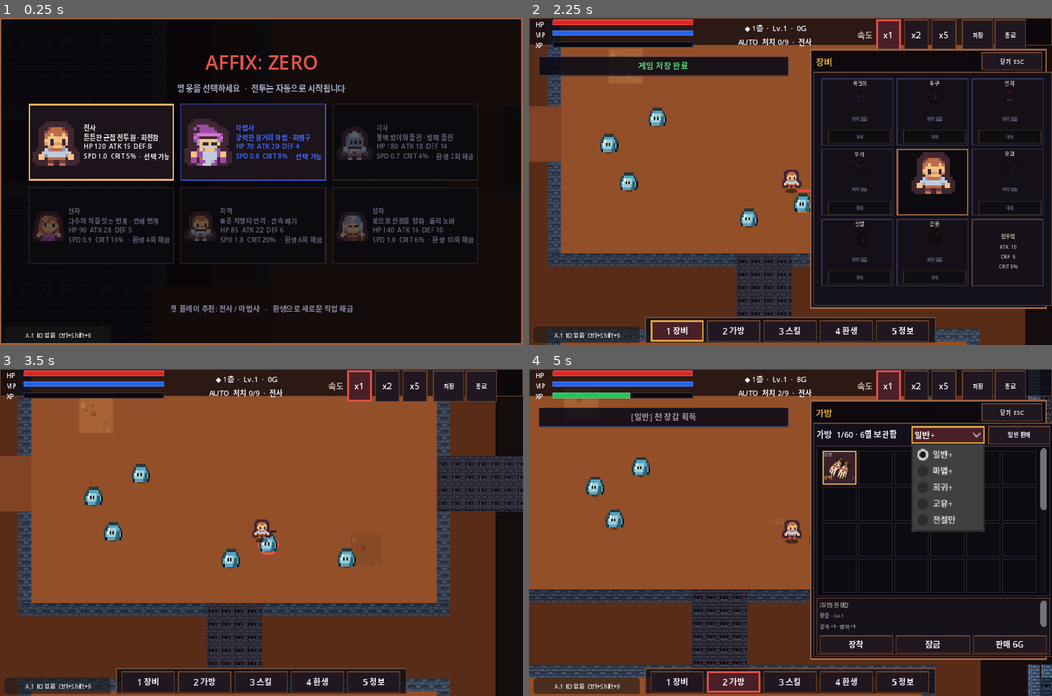
Above: before the commit, frames 1-4 (two rows, left to right).
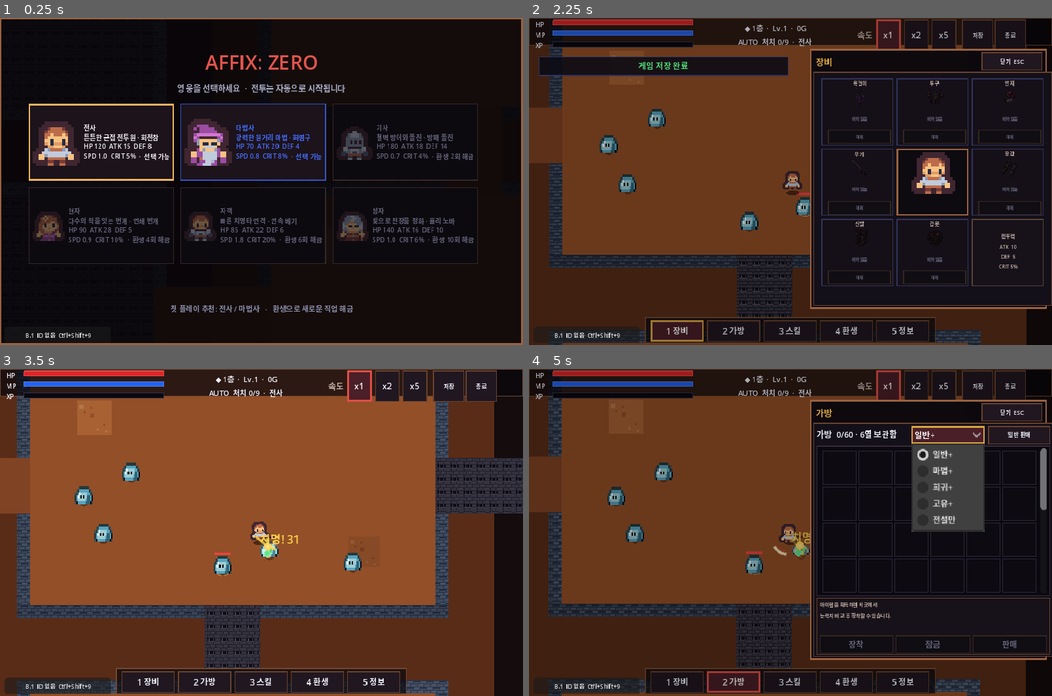
Above: after the commit, the same moments.

Repository: Dev-Gony/affix-zero
Game: Godot game, scene res://scenes/main.tscn
Two runs of this game, one before a commit and one after it. Both use one fixed random seed, a clock stepped at 60 frames per second and the inputs below.
Inputs:
- Up to frame 1 (0.25 s): no input
- Up to frame 2 (2.25 s): click "전사 튼튼한 근접 전투원 · 회전참 HP 120 AT…" at 0.5 s; click "저장" at 1.25 s; click "1 장비" at 2 s
- Up to frame 3 (3.5 s): click "닫기 ESC" at 2.75 s
- Up to frame 4 (5 s): click "2 가방" at 3.5 s; click "일반+" at 4.25 s

The runs differ from the first frame. In frame 1, less than 0.1% of the frame differs, in the area x 4-16%, y 96-98%; in frame 2, 46%; in frame 3, 7.4%; in frame 4, 54%, in the area x 0-100%, y 0-100%.

Commit message:
PR-B: pause, pickup policy and atomic save safety

Diff:
--- a/project.godot
+++ b/project.godot
@@ -11,6 +11,7 @@
 [autoload]
 
 GameManager="*res://scripts/autoloads/GameManager.gd"
+PauseCoordinator="*res://scripts/autoloads/PauseCoordinator.gd"
 LevelManager="*res://scripts/progression/LevelManager.gd"
 RebirthManager="*res://scripts/progression/RebirthManager.gd"
 LootManager="*res://scripts/autoloads/LootManager.gd"
--- a/resources/build/build_info.json
+++ b/resources/build/build_info.json
@@ -1,9 +1,9 @@
 {
-  "version": "uiux-pr-a.1",
-  "stage": "PR-A",
+  "version": "uiux-pr-b.1",
+  "stage": "PR-B",
   "baseline_commit": "cdcf080d2916c053e72e5c3c4ecc57a30213d0f2",
   "source_commit": "unidentified",
-  "branch": "dev/uiux-pr-a-baseline",
+  "branch": "dev/uiux-pr-b-safety",
   "built_at_utc": "unstamped-local-checkout",
   "dirty": false
 }
--- a/scripts/autoloads/LootManager.gd
+++ b/scripts/autoloads/LootManager.gd
@@ -14,13 +14,13 @@
 	if randf() * 100.0 >= drop_chance:
 		return {}
 	var item: Dictionary = _generator.generate_item(GameManager.floor, GameManager.rebirth_count)
-	if item.is_empty() or not passes_loot_filter(item):
-		return {}
 	return item
 
 
 func collect_item(item: Dictionary) -> bool:
-	if item.is_empty() or not GameManager.add_inventory_item(item):
+	if item.is_empty() or not passes_loot_filter(item):
+		return false
+	if not GameManager.add_inventory_item(item):
 		return false
 	item_dropped.emit(item)
 	return true
--- /dev/null
+++ b/scripts/autoloads/PauseCoordinator.gd
@@ -0,0 +1,71 @@
+extends Node
+
+signal pause_changed(paused: bool, reasons: Array[String])
+
+var _reasons: Dictionary = {}
+
+
+func _ready() -> void:
+	process_mode = Node.PROCESS_MODE_ALWAYS
+
+
+func acquire(reason: String) -> void:
+	if reason.is_empty():
+		return
+	_reasons[reason] = int(_reasons.get(reason, 0)) + 1
+	_apply()
+
+
+func release(reason: String) -> void:
+	if not _reasons.has(reason):
+		return
+	var count: int = int(_reasons[reason]) - 1
+	if count <= 0:
+		_reasons.erase(reason)
+	else:
+		_reasons[reason] = count
+	_apply()
+
+
+func release_all(reason: String) -> void:
+	if _reasons.erase(reason):
+		_apply()
+
+
+func clear_all() -> void:
+	if _reasons.is_empty() and not get_tree().paused:
+		return
+	_reasons.clear()
+	_apply()
+
+
+func is_paused() -> bool:
+	return not _reasons.is_empty()
+
+
+func has_reason(reason: String) -> bool:
+	return _reasons.has(reason)
+
+
+func reasons() -> Array[String]:
+	var result: Array[String] = []
+	for key: Variant in _reasons.keys():
+		result.append(String(key))
+	result.sort()
+	return result
+
+
+func enforce() -> void:
+	_apply()
+
+
+func _apply() -> void:
+	var should_pause: bool = not _reasons.is_empty()
+	get_tree().paused = should_pause
+	if should_pause:
+		if GameManager.game_state == GameManager.GameState.RUNNING:
+			GameManager.set_game_state(GameManager.GameState.PAUSED)
+	else:
+		if GameManager.game_state == GameManager.GameState.PAUSED:
+			GameManager.set_game_state(GameManager.GameState.RUNNING)
+	pause_changed.emit(should_pause, reasons())
--- a/scripts/autoloads/SaveManager.gd
+++ b/scripts/autoloads/SaveManager.gd
@@ -6,6 +6,8 @@
 
 const SAVE_PATH: String = "user://save.json"
 const AUTOSAVE_INTERVAL: float = 30.0
+const TRANSACTION_BACKUP_SUFFIX: String = ".bak"
+const TRANSACTION_TEMP_SUFFIX: String = ".tmp"
 
 var _last_autosave_msec: int = 0
 var persistence_enabled: bool = true
@@ -13,11 +15,13 @@
 var backup_status: Dictionary = {}
 var write_guard_error: Error = OK
 var write_guard_reason: String = ""
+var last_save_error: String = ""
 var _initial_backup_checked: bool = false
 
 
 func _ready() -> void:
 	process_mode = Node.PROCESS_MODE_ALWAYS
+	get_tree().auto_accept_quit = false
 	# This must happen BEFORE autoload startup reads a developer's save.
 	persistence_enabled = not OS.get_cmdline_user_args().has("--affix-test-mode")
 	if persistence_enabled:
@@ -41,52 +45,97 @@
 
 
 func save_game(data: Dictionary = {}) -> Error:
+	last_save_error = ""
 	if not persistence_enabled:
 		return OK
 	if write_guard_error != OK:
+		last_save_error = write_guard_reason
 		return write_guard_error
 	if not _initial_backup_checked:
 		var backup_error: Error = prepare_backup()
 		if backup_error != OK:
+			last_save_error = write_guard_reason
 			return backup_error
-	# Atomic tmp/main/bak transactions are a PR-B change, not claimed here.
 	var save_data: Dictionary = data if not data.is_empty() else GameManager.to_save_dict()
-	var save_file := FileAccess.open(SAVE_PATH, FileAccess.WRITE)
-	if save_file == null:
-		return FileAccess.get_open_error()
-	save_file.store_string(JSON.stringify(save_data, "\t"))
-	save_file.flush()
-	var write_error: Error = save_file.get_error()
-	save_file.close()
-	if write_error != OK:
-		return write_error
+	var error: Error = write_atomic(SAVE_PATH, save_data)
+	if error != OK:
+		last_save_error = "저장 트랜잭션 실패 (%d)" % int(error)
+		push_warning(last_save_error)
+		return error
 	save_completed.emit()
 	return OK
 
 
+func write_atomic(target_path: String, data: Dictionary) -> Error:
+	var temp_path: String = target_path + TRANSACTION_TEMP_SUFFIX
+	var rollback_path: String = target_path + TRANSACTION_BACKUP_SUFFIX
+	_remove_if_exists(temp_path)
+
+	var serialized: String = JSON.stringify(data, "	")
+	var temp_file := FileAccess.open(temp_path, FileAccess.WRITE)
+	if temp_file == null:
+		return FileAccess.get_open_error()
+	temp_file.store_string(serialized)
+	temp_file.flush()
+	var write_error: Error = temp_file.get_error()
+	temp_file.close()
+	if write_error != OK:
+		_remove_if_exists(temp_path)
+		return write_error
+	if not _is_valid_save_file(temp_path):
+		_remove_if_exists(temp_path)
+		return ERR_FILE_CORRUPT
+
+	var had_previous: bool = FileAccess.file_exists(target_path)
+	if had_previous:
+		_remove_if_exists(rollback_path)
+		var rotate_error: Error = DirAccess.rename_absolute(
+			ProjectSettings.globalize_path(target_path),
+			ProjectSettings.globalize_path(rollback_path)
+		)
+		if rotate_error != OK:
+			_remove_if_exists(temp_path)
+			return rotate_error
+
+	var publish_error: Error = DirAccess.rename_absolute(
+		ProjectSettings.globalize_path(temp_path),
+		ProjectSettings.globalize_path(target_path)
+	)
+	if publish_error != OK:
+		if had_previous and FileAccess.file_exists(rollback_path):
+			DirAccess.rename_absolute(
+				ProjectSettings.globalize_path(rollback_path),
+				ProjectSettings.globalize_path(target_path)
+			)
+		_remove_if_exists(temp_path)
+		return publish_error
+
+	if not _is_valid_save_file(target_path):
+		_remove_if_exists(target_path)
+		if had_previous and FileAccess.file_exists(rollback_path):
+			DirAccess.rename_absolute(
+				ProjectSettings.globalize_path(rollback_path),
+				ProjectSettings.globalize_path(target_path)
+			)
+		return ERR_FILE_CORRUPT
+	return OK
+
+
 func load_game() -> Dictionary:
 	if not persistence_enabled:
 		load_completed.emit(false)
 		return {}
-	if prepare_backup() != OK:
+	if not _initial_backup_checked and prepare_backup() != OK:
 		load_completed.emit(false)
 		return {}
 	if not FileAccess.file_exists(SAVE_PATH):
 		load_completed.emit(false)
 		return {}
-	var save_file := FileAccess.open(SAVE_PATH, FileAccess.READ)
-	if save_file == null:
-		_block_writes(ERR_FILE_CANT_READ, "Unable to read the existing save")
-		load_completed.emit(false)
-		return {}
-	var source_text: String = save_file.get_as_text()
-	save_file.close()
-	var parsed_data: Variant = JSON.parse_string(source_text)
-	if not parsed_data is Dictionary:
+	var data: Dictionary = _read_save_dictionary(SAVE_PATH)
+	if data.is_empty():
 		_block_writes(ERR_FILE_CORRUPT, "Invalid save JSON; original file and raw backup are preserved")
 		load_completed.emit(false)
 		return {}
-	var data: Dictionary = parsed_data as Dictionary
 	var source_version: int = int(data.get("schema_version", data.get("version", 1)))
 	if source_version < 1 or source_version > 2:
 		_block_writes(ERR_FILE_UNRECOGNIZED, "Unsupported save version %d; refusing to downgrade or overwrite" % source_version)
@@ -101,9 +150,36 @@
 	return data
 
 
+func _read_save_dictionary(path: String) -> Dictionary:
+	if not FileAccess.file_exists(path):
+		return {}
+	var save_file := FileAccess.open(path, FileAccess.READ)
+	if save_file == null:
+		return {}
+	var source_text: String = save_file.get_as_text()
+	var read_error: Error = save_file.get_error()
+	save_file.close()
+	if read_error != OK:
+		return {}
+	var parsed_data: Variant = JSON.parse_string(source_text)
+	if not parsed_data is Dictionary:
+		return {}
+	return (parsed_data as Dictionary).duplicate(true)
+
+
+func _is_valid_save_file(path: String) -> bool:
+	return not _read_save_dictionary(path).is_empty()
+
+
+func _remove_if_exists(path: String) -> void:
+	if FileAccess.file_exists(path):
+		DirAccess.remove_absolute(ProjectSettings.globalize_path(path))
+
+
 func _block_writes(error: Error, reason: String) -> Error:
 	write_guard_error = error
 	write_guard_reason = reason
+	last_save_error = reason
 	save_blocked.emit(reason)
 	push_warning(reason)
 	return error
@@ -111,7 +187,12 @@
 
 func _notification(what: int) -> void:
 	if what == NOTIFICATION_WM_CLOSE_REQUEST:
-		save_game()
+		var error: Error = save_game()
+		if error == OK:
+			PauseCoordinator.clear_all()
+			get_tree().quit()
+		else:
+			save_blocked.emit("종료 취소: 저장에 실패했습니다. %s" % last_save_error)
 
 
 func set_autosave_enabled(enabled: bool) -> void:
--- a/scripts/diagnostics/BuildDiagnostics.gd
+++ b/scripts/diagnostics/BuildDiagnostics.gd
@@ -65,12 +65,12 @@
 	var source: String = String(_info.get("source_commit", "unidentified"))
 	var short_id: String = source.substr(0, 7) if source.length() == 40 else "ID 없음"
 	var dirty: String = " *" if bool(_info.get("dirty", false)) else ""
-	_badge.text = "A.1  %s%s  Ctrl+Shift+9" % [short_id, dirty]
+	_badge.text = "B.1  %s%s  Ctrl+Shift+9" % [short_id, dirty]
 	var status: String = String(SaveManager.backup_status.get("status", "test_mode" if not SaveManager.persistence_enabled else "not_checked"))
 	if SaveManager.write_guard_error != OK:
 		_badge.text = "저장 잠김 · Ctrl+Shift+9"
 		_badge.add_theme_color_override("font_color", Color("ff9c9c"))
-	_details.text = "PR-A 진단 (전투 계속) · Ctrl+Shift+9 닫기\n버전: %s\n커밋: %s%s\n브랜치: %s\n빌드 UTC: %s\n백업: %s\n저장 위치: %s\n백업 위치: %s\n%s" % [
+	_details.text = "PR-B 진단 (전투 계속) · Ctrl+Shift+9 닫기\n버전: %s\n커밋: %s%s\n브랜치: %s\n빌드 UTC: %s\n백업: %s\n저장 위치: %s\n백업 위치: %s\n%s" % [
 		String(_info.get("version", "")), source, dirty, String(_info.get("branch", "")),
 		String(_info.get("built_at_utc", "")), status,
 		ProjectSettings.globalize_path(SaveManager.SAVE_PATH),
--- a/scripts/ui/GameUI.gd
+++ b/scripts/ui/GameUI.gd
@@ -66,6 +66,7 @@
 var _management_title: Label
 var _management_open: bool = false
 var _dock_buttons: Dictionary = {}
+var _modal_blocker: ColorRect
 var _pause_panel: Panel
 var _pause_visible: bool = false
 var _volume_slider: HSlider
@@ -78,6 +79,7 @@
 	set_anchors_and_offsets_preset(Control.PRESET_FULL_RECT)
 	theme = _create_theme()
 	_build_hud()
+	_build_modal_blocker()
 	_build_bottom_panel()
 	_build_pause_menu()
 	_build_notification()
@@ -227,12 +229,28 @@
 	return bar
 
 
+func _build_modal_blocker() -> void:
+	_modal_blocker = ColorRect.new()
+	_modal_blocker.position = Vector2.ZERO
+	_modal_blocker.size = Vector2(640, 400)
+	_modal_blocker.color = Color(0.0, 0.0, 0.0, 0.28)
+	_modal_blocker.mouse_filter = Control.MOUSE_FILTER_STOP
+	_modal_blocker.z_index = 40
+	_modal_blocker.visible = false
+	add_child(_modal_blocker)
+
+
+func _sync_modal_blocker() -> void:
+	if _modal_blocker != null:
+		_modal_blocker.visible = _management_open or _pause_visible
+
+
 func _build_bottom_panel() -> void:
 	var window := Panel.new()
 	_management_window = window
 	window.position = Vector2(344, 38)
 	window.size = Vector2(290, 318)
-	window.z_index = 20
+	window.z_index = 50
 	window.add_theme_stylebox_override("panel", _style_box(Color(0.045, 0.032, 0.050, 0.98), Color("9a6240"), 2, 0))
 	add_child(window)
 	var header := HBoxContainer.new()
@@ -390,15 +408,20 @@
 
 
 func _toggle_management(tab_index: int) -> void:
+	if _pause_visible or GameManager.game_state == GameManager.GameState.CLASS_SELECTION:
+		return
 	AudioManager.play_sfx("ui_click")
 	if _management_open and _main_tabs.current_tab == tab_index:
 		_close_management(false)
 		return
+	if not _management_open:
+		PauseCoordinator.acquire("management")
 	_management_open = true
 	_main_tabs.current_tab = tab_index
 	_management_title.text = MANAGEMENT_TITLES[tab_index]
 	_management_window.visible = true
 	_sync_dock_buttons()
+	_sync_modal_blocker()
 
 
 func _close_management(play_sound: bool = true) -> void:
@@ -408,7 +431,9 @@
 		AudioManager.play_sfx("ui_click")
 	_management_open = false
 	_management_window.visible = false
+	PauseCoordinator.release_all("management")
 	_sync_dock_buttons()
+	_sync_modal_blocker()
 
 
 func _sync_dock_buttons() -> void:
@@ -1142,22 +1167,22 @@
 	if _bottom_panel != null:
 		_bottom_panel.visible = show_game_ui
 	if not show_game_ui:
-		_management_open = false
+		if _management_open:
+			_management_open = false
+			PauseCoordinator.release_all("management")
+		if _pause_visible:
+			_pause_visible = false
+			_pause_panel.visible = false
+			PauseCoordinator.release_all("pause_menu")
 	if _management_window != null:
 		_management_window.visible = show_game_ui and _management_open
 	_sync_dock_buttons()
+	_sync_modal_blocker()
 
 
 func _on_loot_filter_selected(index: int) -> void:
 	GameManager.set_loot_min_rarity(index)
-	var cleanup: Dictionary = GameManager.sell_inventory_below_rarity(GameManager.loot_min_rarity_index)
-	var sold_count: int = int(cleanup.get("sold_count", 0))
-	var sale_total: int = int(cleanup.get("sale_total", 0))
-	var protected_count: int = int(cleanup.get("protected_count", 0))
-	if sold_count > 0:
-		_show_notification("필터 미만 장비 %d개 자동 판매 +%dG" % [sold_count, sale_total], COLOR_GOLD)
-	elif protected_count > 0:
-		_show_notification("필터 미만 잠금 장비 %d개는 보관" % protected_count, COLOR_GOLD)
+	_show_notification("앞으로 %s 등급만 자동 획득 · 기존 가방은 유지" % ["일반+", "마법+", "희귀+", "고유+", "전설"][GameManager.loot_min_rarity_index], COLOR_GOLD)
 	SaveManager.save_game()
 
 
@@ -1167,12 +1192,10 @@
 	_pause_visible = not _pause_visible
 	_pause_panel.visible = _pause_visible
 	if _pause_visible:
-		_close_management(false)
-		GameManager.set_game_state(GameManager.GameState.PAUSED)
-		get_tree().paused = true
+		PauseCoordinator.acquire("pause_menu")
 	else:
-		get_tree().paused = false
-		GameManager.set_game_state(GameManager.GameState.RUNNING)
+		PauseCoordinator.release_all("pause_menu")
+	_sync_modal_blocker()
 	AudioManager.play_sfx("ui_click")
 
 
@@ -1203,13 +1226,17 @@
 	if data.is_empty():
 		_show_notification("불러올 저장 데이터가 없습니다.", Color("ffb86b"))
 	else:
+		PauseCoordinator.enforce()
 		_refresh_all()
 		_show_notification("저장 데이터 불러오기 완료", COLOR_GREEN)
 
 
 func _save_and_quit() -> void:
-	get_tree().paused = false
-	SaveManager.save_game()
+	var error: Error = SaveManager.save_game()
+	if error != OK:
+		_show_notification("저장 실패 · 종료하지 않았습니다.", Color("ff6b6b"))
+		return
+	PauseCoordinator.clear_all()
 	get_tree().quit()
 
 
--- a/tests/pr_a_safety.gd
+++ b/tests/pr_a_safety.gd
@@ -86,7 +86,7 @@
 	for key: String in ["gold", "inventory", "equipment", "class_skill_levels", "selected_class", "level", "xp", "floor", "rebirth_count"]:
 		_check(before[key] == after[key], "Backup operations preserve profile field: " + key)
 	var info: Dictionary = BuildInfo.read_info()
-	_check(String(info.get("version", "")) == "uiux-pr-a.1", "Build metadata contains the PR-A version")
+	_check(String(info.get("version", "")).begins_with("uiux-pr-"), "Build metadata contains a UIUX rebuild stage version")
 	_check(String(info.get("baseline_commit", "")) == "cdcf080d2916c053e72e5c3c4ecc57a30213d0f2", "Build metadata pins the approved baseline")
 	_check(int(ProjectSettings.get_setting("display/window/size/viewport_width")) == 640, "PR-A does not migrate the viewport prematurely")
 	SaveManager.write_guard_error = OK
--- /dev/null
+++ b/tests/pr_b_safety.gd
@@ -0,0 +1,130 @@
+extends Node
+
+var _failures: Array[String] = []
+var _checks: int = 0
+
+
+func _ready() -> void:
+	process_mode = Node.PROCESS_MODE_ALWAYS
+	if not OS.get_cmdline_user_args().has("--affix-test-mode"):
+		push_error("PR-B tests require --affix-test-mode")
+		get_tree().quit(2)
+		return
+	call_deferred("_run")
+
+
+func _check(condition: bool, message: String) -> void:
+	_checks += 1
+	if not condition:
+		_failures.append(message)
+		push_error("PR_B: " + message)
+
+
+func _read_dict(path: String) -> Dictionary:
+	if not FileAccess.file_exists(path):
+		return {}
+	var parsed: Variant = JSON.parse_string(FileAccess.get_file_as_string(path))
+	return parsed as Dictionary if parsed is Dictionary else {}
+
+
+func _run() -> void:
+	_check(not SaveManager.persistence_enabled, "Test mode leaves the developer save untouched")
+	var root_path: String = "user://pr_b_tests/%d-%d" % [OS.get_process_id(), Time.get_ticks_usec()]
+	_check(DirAccess.make_dir_recursive_absolute(ProjectSettings.globalize_path(root_path)) == OK, "Synthetic PR-B directory can be created")
+
+	var atomic_path: String = root_path.path_join("atomic.json")
+	var first := {"version": 2, "marker": "first", "gold": 111}
+	var second := {"version": 2, "marker": "second", "gold": 222}
+	_check(SaveManager.write_atomic(atomic_path, first) == OK, "Atomic writer publishes an initial save")
+	_check(String(_read_dict(atomic_path).get("marker", "")) == "first", "Initial atomic save is readable")
+	_check(not FileAccess.file_exists(atomic_path + SaveManager.TRANSACTION_TEMP_SUFFIX), "No temp file remains after initial commit")
+	_check(SaveManager.write_atomic(atomic_path, second) == OK, "Atomic writer publishes a replacement save")
+	_check(String(_read_dict(atomic_path).get("marker", "")) == "second", "Replacement save becomes current")
+	_check(String(_read_dict(atomic_path + SaveManager.TRANSACTION_BACKUP_SUFFIX).get("marker", "")) == "first", "Previous verified save remains as rollback backup")
+	_check(not FileAccess.file_exists(atomic_path + SaveManager.TRANSACTION_TEMP_SUFFIX), "No temp file remains after replacement")
+
+	var blocker_path: String = root_path.path_join("not_a_directory")
+	var blocker := FileAccess.open(blocker_path, FileAccess.WRITE)
+	_check(blocker != null, "Synthetic path blocker can be created")
+	if blocker != null:
+		blocker.store_string("keep-me")
+		blocker.close()
+	var failed_path: String = blocker_path.path_join("save.json")
+	_check(SaveManager.write_atomic(failed_path, second) != OK, "Atomic writer reports an unwritable destination")
+	_check(FileAccess.get_file_as_string(blocker_path) == "keep-me", "Failed atomic write does not damage unrelated source data")
+
+	var main_scene: PackedScene = load("res://scenes/main.tscn")
+	var main: Node = main_scene.instantiate()
+	get_tree().root.add_child(main)
+	await get_tree().process_frame
+	await get_tree().process_frame
+	var battle: BattleManager = main.get_node("BattleArea")
+	var ui: GameUI = main.get_node("UILayer/GameUI")
+	GameManager.reset_run_progress()
+	var warrior: ClassData = load("res://resources/classes/warrior.tres")
+	GameManager.select_class(warrior)
+	await get_tree().process_frame
+	await get_tree().process_frame
+
+	_check(not PauseCoordinator.is_paused() and not get_tree().paused, "Gameplay starts without a stale pause reason")
+	ui._toggle_management(1)
+	_check(PauseCoordinator.has_reason("management"), "Opening management acquires the management pause reason")
+	_check(PauseCoordinator.is_paused() and get_tree().paused, "Management UI pauses the entire SceneTree")
+	_check(GameManager.game_state == GameManager.GameState.PAUSED, "Management pause is reflected in game state")
+	_check(ui._modal_blocker.visible, "Management window enables the modal input blocker")
+	var player_position: Vector2 = battle.player.global_position
+	var enemy_position: Vector2 = battle._enemies[0].global_position
+	await get_tree().create_timer(0.25, true).timeout
+	_check(battle.player.global_position.is_equal_approx(player_position), "Player cannot move while management UI is open")
+	_check(battle._enemies[0].global_position.is_equal_approx(enemy_position), "Enemy cannot move while management UI is open")
+	ui._close_management(false)
+	_check(not PauseCoordinator.has_reason("management") and not get_tree().paused, "Closing management releases its pause reason")
+	_check(GameManager.game_state == GameManager.GameState.RUNNING, "Gameplay returns to RUNNING after the final pause reason closes")
+	_check(not ui._modal_blocker.visible, "Modal blocker closes with management UI")
+
+	ui._toggle_pause_menu()
+	_check(PauseCoordinator.has_reason("pause_menu") and get_tree().paused, "ESC menu uses the same central pause coordinator")
+	_check(ui._pause_panel.visible and ui._modal_blocker.visible, "Pause menu is modal")
+	ui._toggle_pause_menu()
+	_check(not PauseCoordinator.is_paused() and not get_tree().paused, "Closing ESC menu resumes only after pause reasons are clear")
+
+	GameManager.inventory = [
+		{"id": "kept-normal", "rarity_index": 0, "locked": false},
+		{"id": "kept-legend", "rarity_index": 4, "locked": false},
+	]
+	GameManager.gold = 4321
+	var inventory_before: Array[Dictionary] = GameManager.inventory.duplicate(true)
+	var gold_before: int = GameManager.gold
+	ui._on_loot_filter_selected(4)
+	_check(GameManager.loot_min_rarity_index == 4, "Pickup policy changes to legend-only")
+	_check(GameManager.inventory == inventory_before, "Changing pickup policy never sells or deletes existing inventory")
+	_check(GameManager.gold == gold_before, "Changing pickup policy never changes gold")
+	var low_item := {"id": "future-normal", "rarity_index": 0}
+	_check(not LootManager.collect_item(low_item), "Below-policy future drop is rejected at pickup time")
+	_check(GameManager.inventory == inventory_before, "Rejected future drop does not mutate existing inventory")
+	var legend_item := {"id": "future-legend", "rarity_index": 4, "slot": "ring", "name": "test legend", "base_stats": {}, "affixes": [], "sell_value": 1}
+	_check(LootManager.collect_item(legend_item), "At-policy future drop is accepted")
+	_check(GameManager.inventory.size() == inventory_before.size() + 1, "Accepted future drop is added exactly once")
+
+	PauseCoordinator.clear_all()
+	main.queue_free()
+	await get_tree().process_frame
+	_finish()
+
+
+func _finish() -> void:
+	PauseCoordinator.clear_all()
+	SaveManager.set_persistence_enabled(false)
+	var output_dir: String = ProjectSettings.globalize_path("res://build/pr-b")
+	DirAccess.make_dir_recursive_absolute(output_dir)
+	var report := FileAccess.open(output_dir.path_join("safety.json"), FileAccess.WRITE)
+	if report != null:
+		report.store_string(JSON.stringify({
+			"checks": _checks,
+			"failures": _failures,
+			"status": "PASS" if _failures.is_empty() else "FAIL",
+			"scope": "PR-B pause/input, pickup policy and atomic save safety"
+		}, "	"))
+		report.close()
+	print("PR_B_SAFETY %s: %d checks, %d failures" % ["PASSED" if _failures.is_empty() else "FAILED", _checks, _failures.size()])
+	get_tree().quit(0 if _failures.is_empty() else 1)
--- /dev/null
+++ b/tests/pr_b_safety.tscn
@@ -0,0 +1,7 @@
+[gd_scene load_steps=2 format=3]
+
+[ext_resource type="Script" path="res://tests/pr_b_safety.gd" id="1_test"]
+
+[node name="PrBSafety" type="Node"]
+process_mode = 3
+script = ExtResource("1_test")
Not shown, changed: .github/workflows/godot-smoke-test.yml
